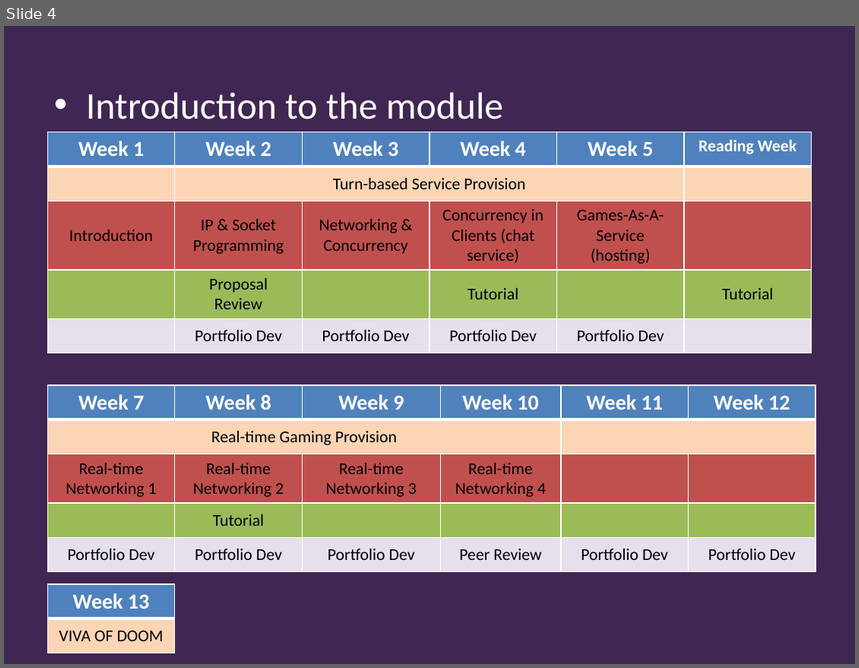
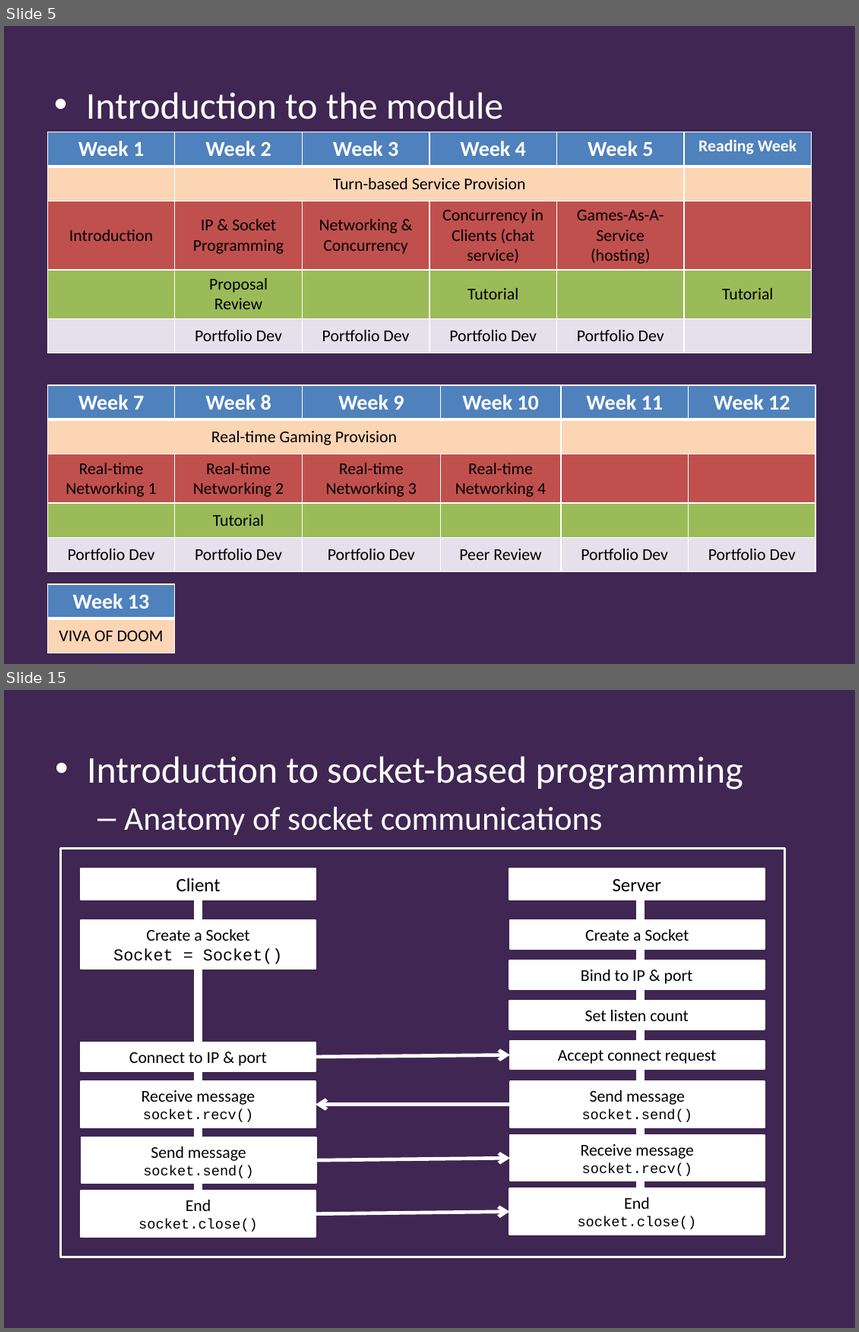
Before and after one commit to Falmouth-Games-Academy/bsc-course-materials, a slide deck: COMP260/01/2019-20-COMP260-01-lecture.pptx. Shown one above the other, each under a label of ours: slide 4 before the commit, slides 5 and 15 after it; the slides between them are not shown. The pictures are 859x668 and 859x1332 pixels, drawn with LibreOffice and Linux fonts; fonts in the diff are those of the drawing; background and template pictures are left out. Boxes give left, top, right and bottom in pixels: in the first picture for what was removed or moved away, otherwise in the second. Text is boxed around its words. In the diff, an @@ line names an element or a change of style, - is before the commit and + after.

```diff
--- a/COMP260/01/2019-20-COMP260-01-lecture.pptx
+++ b/COMP260/01/2019-20-COMP260-01-lecture.pptx
@@ slide 15 added at (x1=4, y1=690, x2=855, y2=1328), background #402652 @@
@@ text added at (x1=87, y1=756, x2=743, y2=835), 32 pt, text #FFFFFF @@
+• Introduction to socket-based programming
+  – Anatomy of socket communications
@@ group added at (x1=61, y1=848, x2=785, y2=1257): 17 rectangles, 4 arrows @@
+Client
+Server
+Accept connect request
+Receive message
+socket.recv()
+Send message
+socket.send()
+Create a Socket
+Socket = Socket()
+Create a Socket
+Bind to IP & port
+Set listen count
+Connect to IP & port
+Receive message
+socket.recv()
+Send message
+socket.send()
+End
+socket.close()
+End
+socket.close()
@@ what was slide 4 is now slide 5 @@
```
Also in this commit, not shown: 2 slides changed, 15 other slides added, 1 other file.
